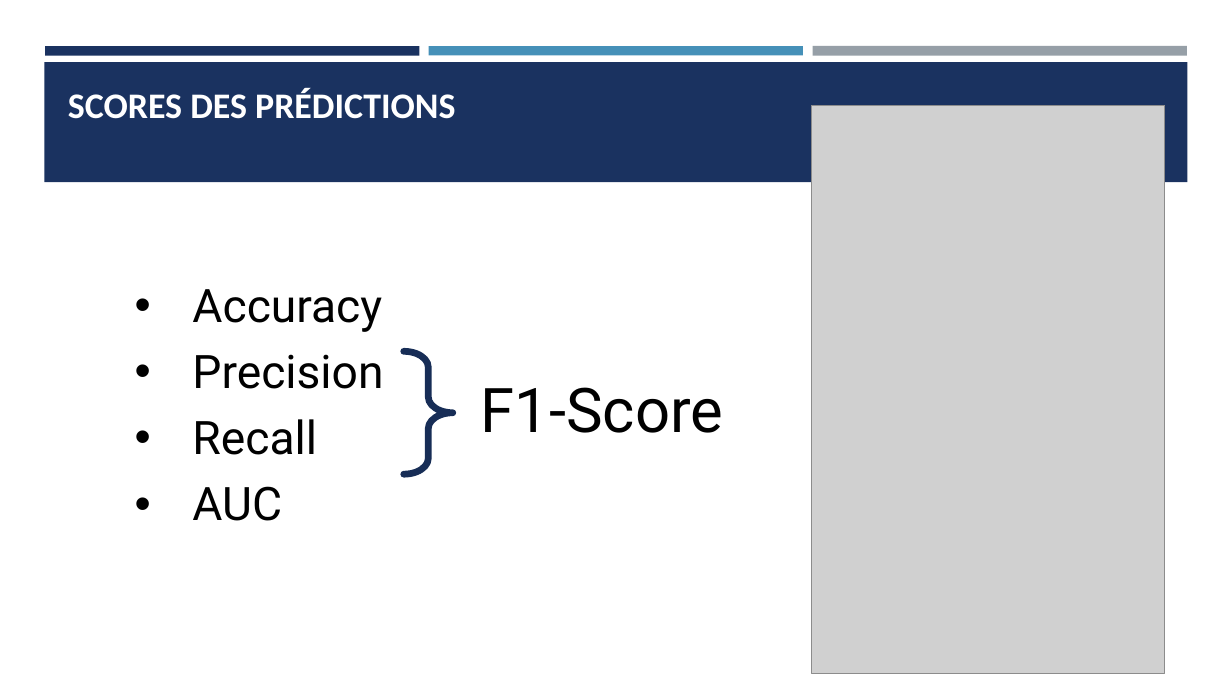
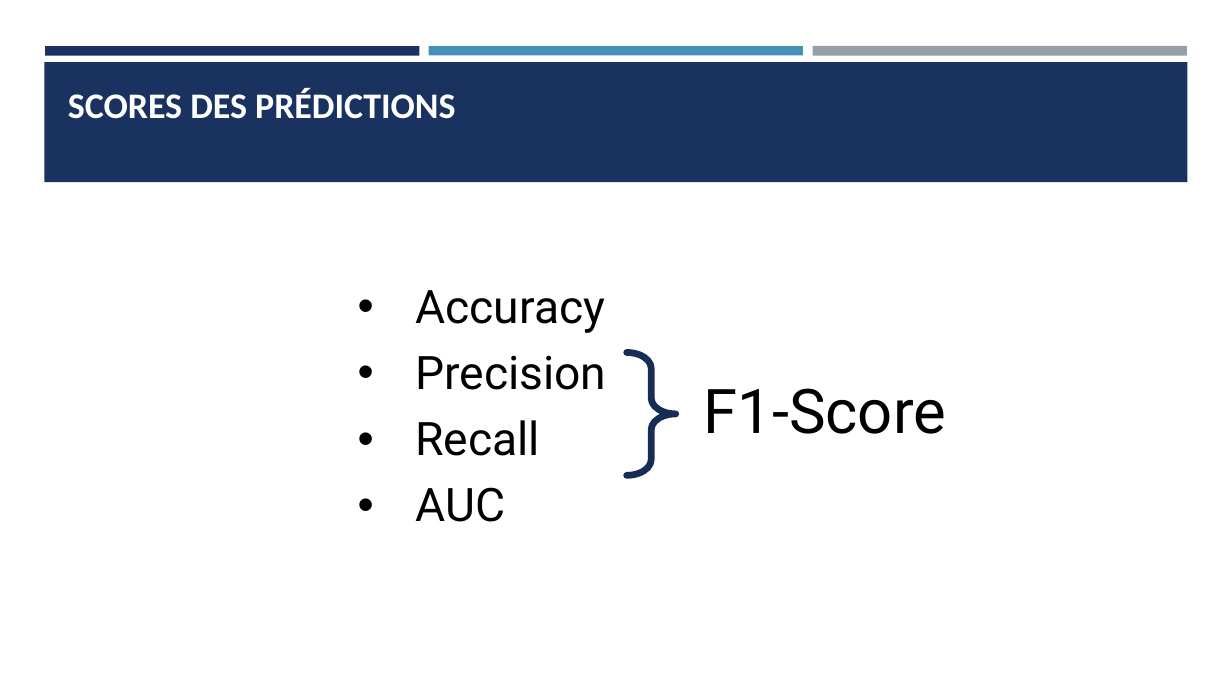
Before and after one commit to Ace4teaM/OCR-NovaTech, a slide deck: slide 24 of Presentation.pptx (slide 32 before the commit). Drawn at 1232x693 pixels with LibreOffice and Linux fonts; fonts in the diff are those of the drawing; grey boxes stand for pictures. Boxes give left, top, right and bottom in pixels: in the first picture for what was removed or moved away, otherwise in the second. Text is boxed around its words. In the diff, an @@ line names an element or a change of style, - is before the commit and + after.

```diff
--- a/Presentation.pptx
+++ b/Presentation.pptx
@@ picture removed at (811, 105, 1165, 674) @@
@@ 2 texts, 1 right brace: place and size @@
-2 texts, 1 right brace at (192, 289, 723, 521)
+2 texts, 1 right brace at (415, 290, 946, 522)
```
Also in this commit, not shown: 13 other slides changed, 11 slides added, 16 slides removed, 15 other files.
